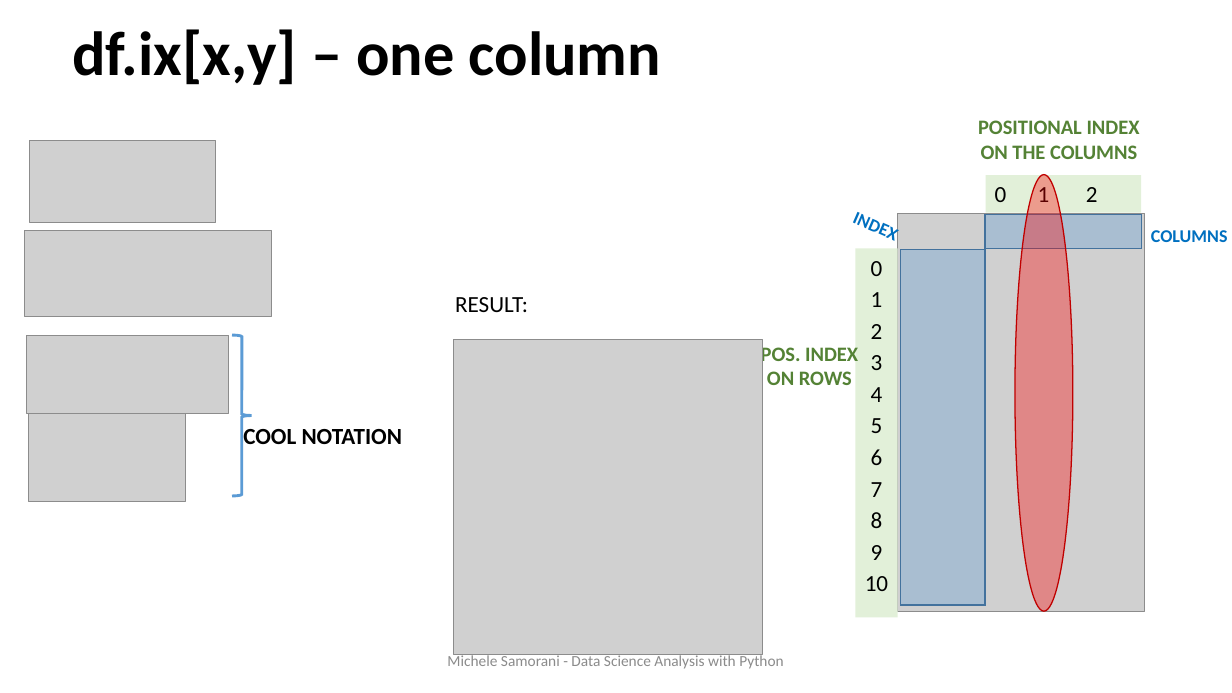
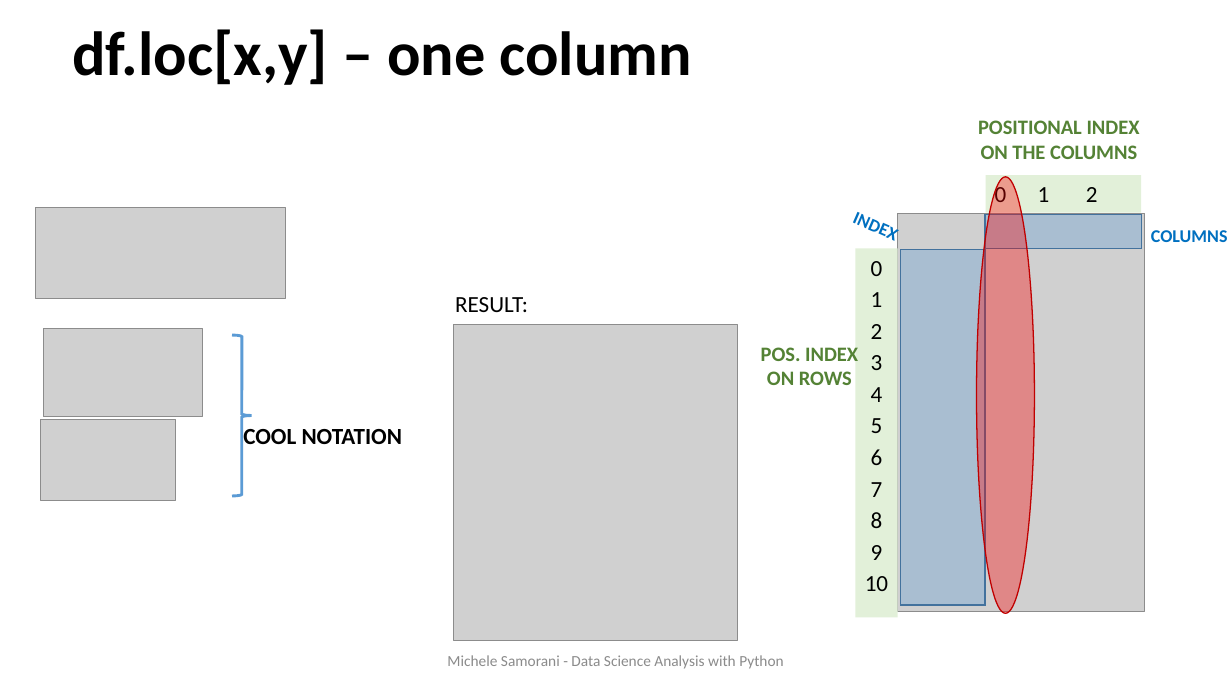
Before and after one commit to samorani/Data-Science-Analysis-with-Python, a slide deck: slide 13 of Module 4 -- pandas.DataFrame/Module 4 DataFrame.pptx (slide 8 before the commit). Drawn at 1232x693 pixels with LibreOffice and Linux fonts; fonts in the diff are those of the drawing; grey boxes stand for pictures. Boxes give left, top, right and bottom in pixels: in the first picture for what was removed or moved away, otherwise in the second. Text is boxed around its words. In the diff, an @@ line names an element or a change of style, - is before the commit and + after.

```diff
--- a/Module 4 -- pandas.DataFrame/Module 4 DataFrame.pptx
+++ b/Module 4 -- pandas.DataFrame/Module 4 DataFrame.pptx
@@ title at bbox=[72, 29, 692, 85]: text changed @@
-df.ix[x,y] – one column
+df.loc[x,y] – one column
@@ picture removed at bbox=[30, 140, 215, 223] @@
@@ ellipse: place and size @@
-ellipse at bbox=[1015, 175, 1073, 611]
+ellipse at bbox=[977, 177, 1035, 613]
@@ picture: place and size @@
-picture at bbox=[25, 231, 272, 317]
+picture at bbox=[36, 208, 286, 299]
@@ picture: place and size @@
-picture at bbox=[27, 335, 229, 413]
+picture at bbox=[43, 328, 202, 417]
@@ picture: place and size @@
-picture at bbox=[454, 339, 762, 654]
+picture at bbox=[454, 325, 738, 640]
@@ picture: place and size @@
-picture at bbox=[29, 413, 185, 502]
+picture at bbox=[41, 420, 176, 501]
```
Also in this commit, not shown: 5 other slides changed, 4 slides added.
